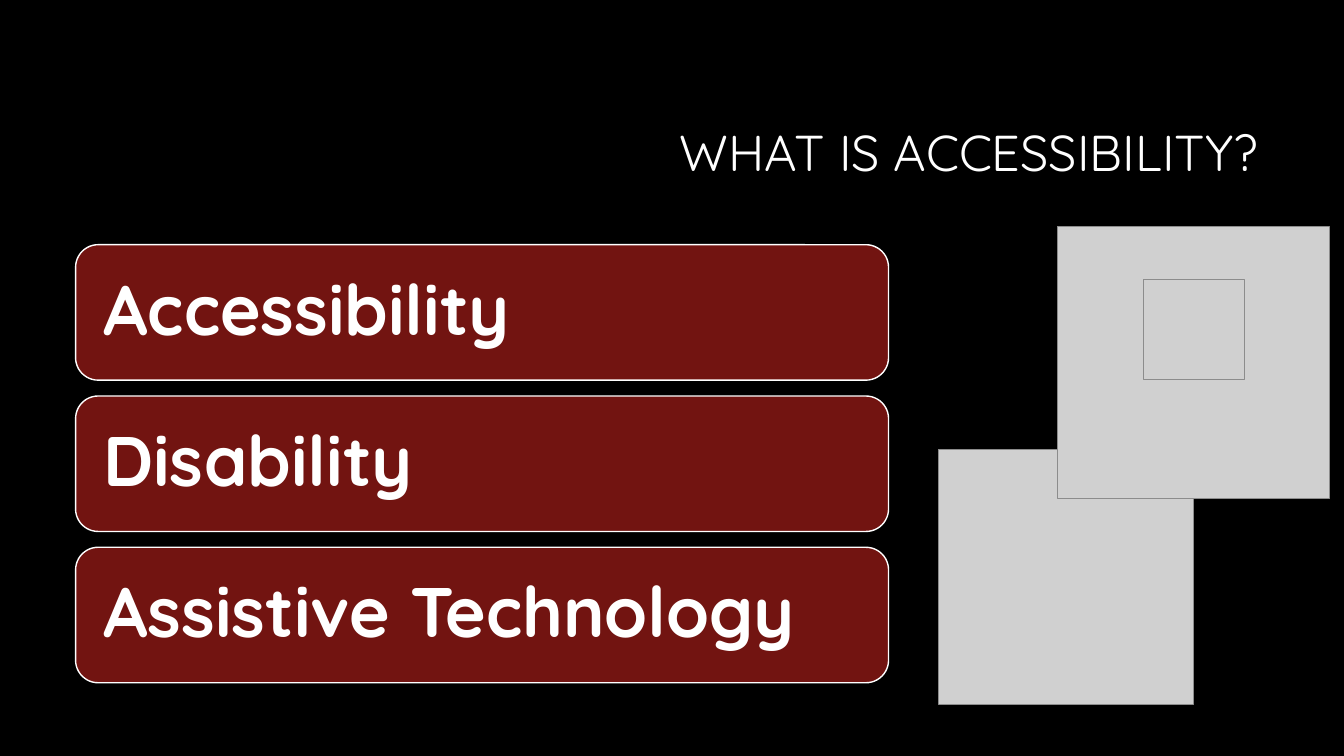
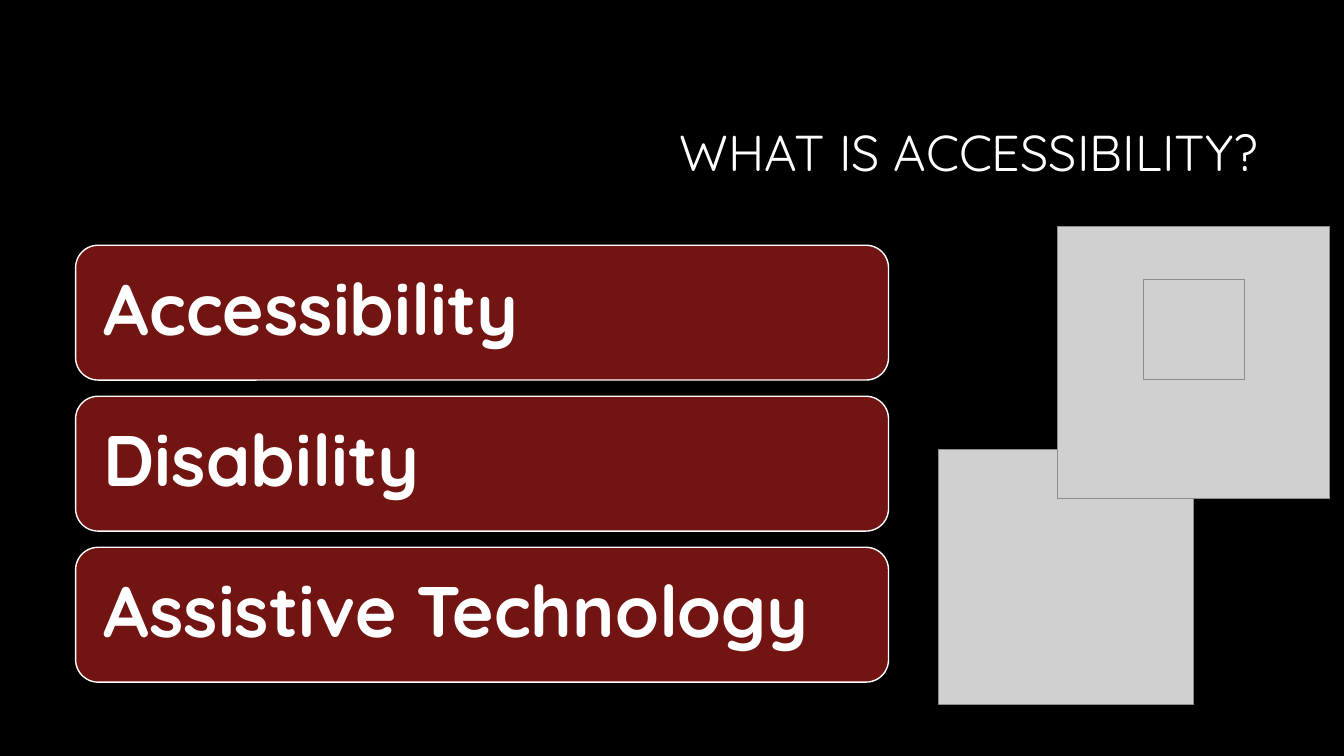
Before and after one commit to CorgiDev/A11y-Materials, a slide deck: slide 3 of Presenations/2023 Presentations/2023_Accessibility Testing.pptx. Drawn at 1344x756 pixels with LibreOffice and Linux fonts; fonts in the diff are those of the drawing; grey boxes stand for pictures; background and template pictures are left out. Boxes give left, top, right and bottom in pixels: in the first picture for what was removed or moved away, otherwise in the second. Text is boxed around its words. In the diff, an @@ line names an element or a change of style, - is before the commit and + after.

Commit message:
Updated text in presentation and code for good example page.

```diff
--- a/Presenations/2023 Presentations/2023_Accessibility Testing.pptx
+++ b/Presenations/2023 Presentations/2023_Accessibility Testing.pptx
@@ size 50 to 51 pt in 3 elements at bbox=[104, 584, 809, 652], bbox=[104, 282, 519, 350], bbox=[104, 433, 420, 501] @@
```
Also in this commit, not shown: 1 other slide changed, 1 other file.
